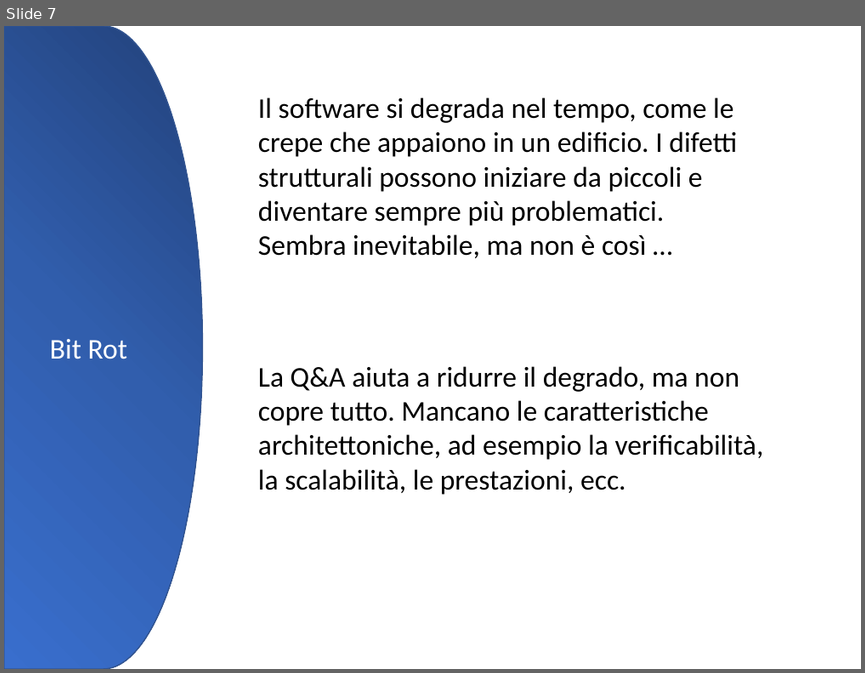
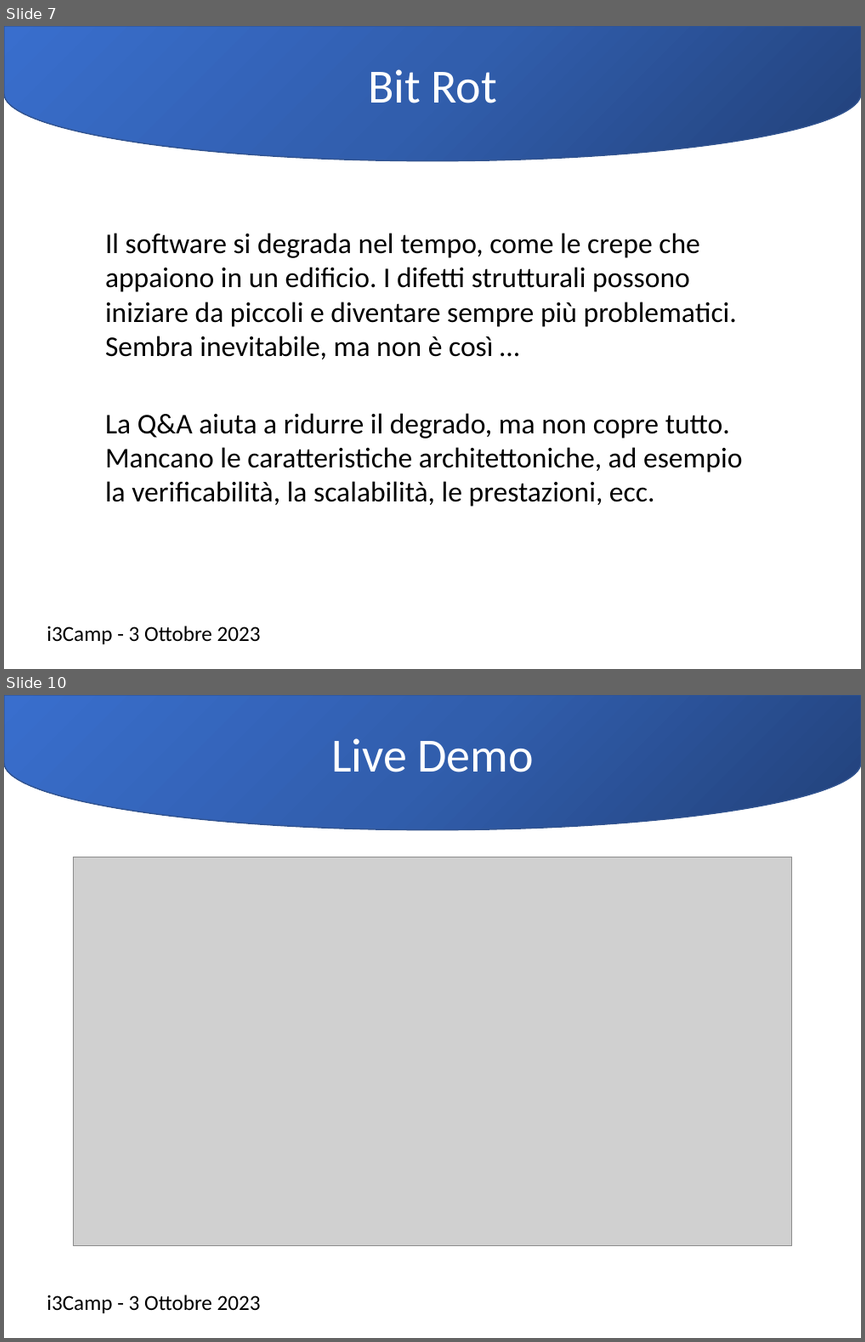
Before and after one commit to Ace68/slide, a slide deck: 2023/20231004-i3Camp/20231003-i3Camp.pptx. Shown one above the other, each under a label of ours: slide 7 before the commit, slides 7 and 10 after it; the slides between them are not shown. The pictures are 865x673 and 865x1342 pixels, drawn with LibreOffice and Linux fonts; fonts in the diff are those of the drawing; grey boxes stand for pictures; background and template pictures are left out. Boxes give left, top, right and bottom in pixels: in the first picture for what was removed or moved away, otherwise in the second. Text is boxed around its words. In the diff, an @@ line names an element or a change of style, - is before the commit and + after.

Commit message:
i3Camp 2023-10

```diff
--- a/2023/20231004-i3Camp/20231003-i3Camp.pptx
+++ b/2023/20231004-i3Camp/20231003-i3Camp.pptx
@@ slide 10 added at (x1=4, y1=695, x2=861, y2=1338), background #FFFFFF @@
@@ flow chart delay added at (x1=4, y1=696, x2=860, y2=830), fill gradient #23427A to #315EAD to #3A6FCE, outline #325491 1 pt, 40 pt, text #FFFFFF @@
+Live Demo
@@ picture added at (x1=74, y1=857, x2=791, y2=1245) @@
@@ text added at (x1=46, y1=1294, x2=261, y2=1313), 18 pt, text #000000 @@
+i3Camp - 3 Ottobre 2023
@@ slide 7 changed as well @@
@@ flow chart delay "Bit Rot" at (x1=4, y1=27, x2=860, y2=161): size 24 to 40 pt; rotation 0 to 90 degrees @@
@@ text "Il software si degrada nel ..." rewrapped from (x1=258, y1=97, x2=737, y2=258) to (x1=105, y1=233, x2=737, y2=359) @@
@@ text "La Q&A aiuta a ridurre ..." rewrapped from (x1=258, y1=366, x2=764, y2=494) to (x1=105, y1=413, x2=742, y2=506) @@
@@ text added at (x1=46, y1=625, x2=261, y2=644), 18 pt, text #000000 @@
+i3Camp - 3 Ottobre 2023
```
Also in this commit, not shown: 6 other slides changed, 4 other slides added, 4 slides removed.
